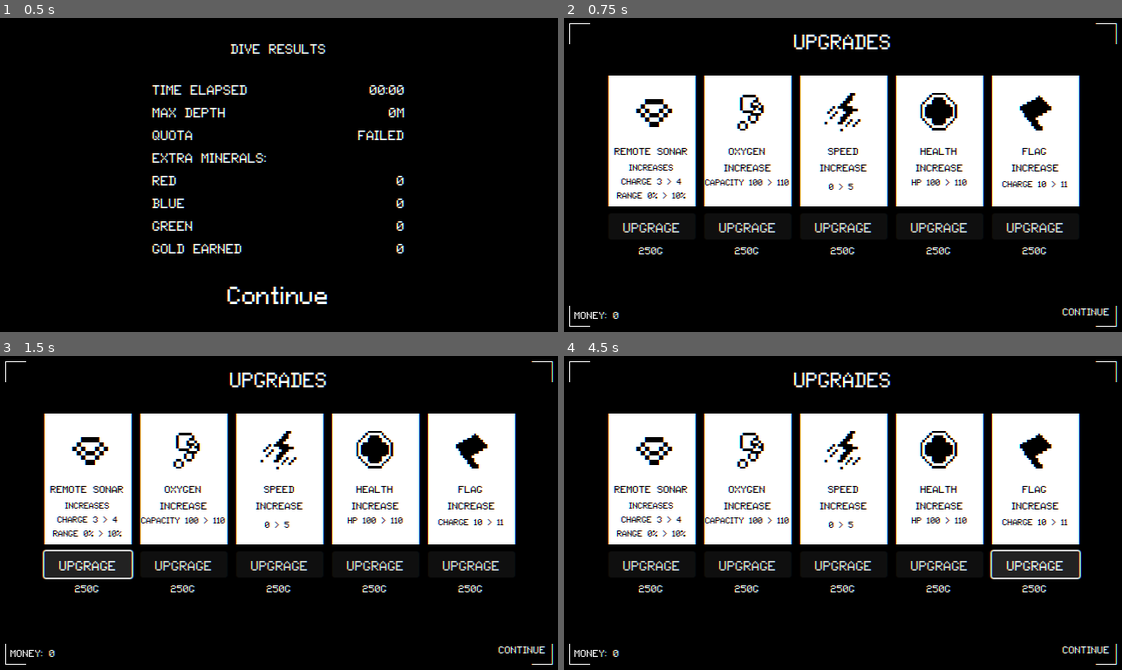
Above: before the commit, frames 1-4 (two rows, left to right).
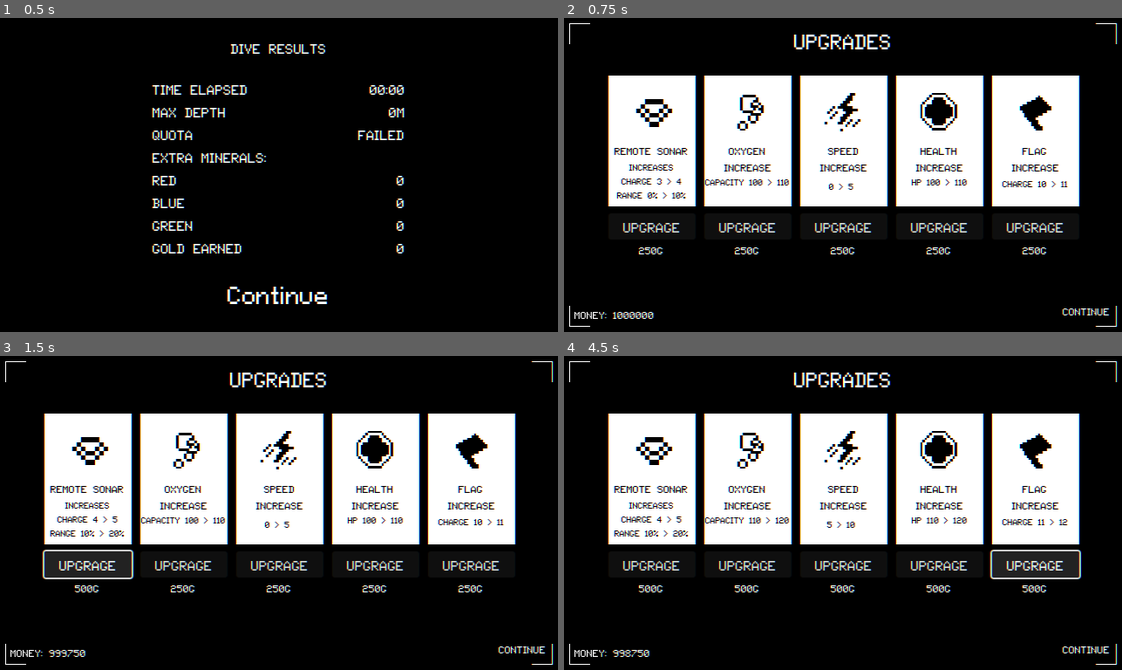
Above: after the commit, the same moments.

Repository: euphori/Pixel-Game-Jam
Game: Godot game, scene res://scenes/home_screen.tscn
Two runs of this game, one before a commit and one after it. Both use one fixed random seed, a clock stepped at 60 frames per second and the inputs below. This scene is started directly instead of the project's main scene.
Inputs:
- Up to frame 1 (0.5 s): no input
- Up to frame 2 (0.75 s): click "Continue" at 0.5 s
- Up to frame 3 (1.5 s): click "Upgrage" at 1.25 s
- Up to frame 4 (4.5 s): click "Upgrage" at 2 s; click "Upgrage" at 2.75 s; click "Upgrage" at 3.5 s; click "Upgrage" at 4.25 s

Frame 1 is identical in both runs. In frame 2, 0.2% of the frame differs, in the area x 8-17%, y 93-96%; in frame 3, 0.4%; in frame 4, 0.9%, in the area x 8-91%, y 51-96%.
Error before the commit: Unable to iterate on object of type 'Nil'. (res://scenes/ResultScreen.gd:41)
Error after the commit: Unable to iterate on object of type 'Nil'. (res://scenes/ResultScreen.gd:44)

Commit message:
upgrade fixes

Diff:
--- a/HomeScreen.gd
+++ b/HomeScreen.gd
@@ -12,7 +12,7 @@
 	#$CanvasLayer/MarginContainer/ResultScreen/VBoxContainer/Mineral2/ResultLabel.text = str(Global.inventory["blue"]/2)
 	#$CanvasLayer/MarginContainer/ResultScreen/VBoxContainer/Mineral3/ResultLabel.text = str(Global.inventory["green"]/2)
 	update_upgrades()
-	$CanvasLayer/UpgradeContainer/VBoxContainer/HBoxContainer2/MoneyLabel.text = str("MONEY: ", Global.money)
+
 
 
 # Called every frame. 'delta' is the elapsed time since the previous frame.
@@ -45,7 +45,7 @@
 
 	$CanvasLayer/UpgradeContainer/VBoxContainer/HBoxContainer/VBoxContainer/HBoxContainer/Upgrade5/Panel/Description.text = "Charge {value} > {next_value}".format(Global.stats["flag_count"])
 	$CanvasLayer/UpgradeContainer/VBoxContainer/HBoxContainer/VBoxContainer/HBoxContainer/Upgrade5/Cost.text = "{up_price}G".format(Global.stats["flag_count"])
-
+	$CanvasLayer/UpgradeContainer/VBoxContainer/HBoxContainer2/MoneyLabel.text = str("MONEY: ", Global.money)
 
 func _on_up_sonar_button_pressed():
 	if Global.money >= Global.stats["remote_sonar"]["up_price"]:
@@ -61,6 +61,7 @@
 func _on_up_oxygen_button_pressed():
 	if Global.money >= Global.stats["oxygen"]["up_price"]:
 		Global.money -= Global.stats["oxygen"]["up_price"]
+		Global.stats["oxygen"]["up_price"] += 250
 		Global.stats["oxygen"]["value"] += 10
 		Global.stats["oxygen"]["next_value"] += 10
 		update_upgrades()
@@ -68,6 +69,7 @@
 func _on_up_speed_button_pressed():
 	if Global.money >= Global.stats["speed_coefficient"]["up_price"]:
 		Global.money -= Global.stats["speed_coefficient"]["up_price"]
+		Global.stats["speed_coefficient"]["up_price"] += 250
 		Global.stats["speed_coefficient"]["value"] += 5
 		Global.stats["speed_coefficient"]["next_value"] += 5
 		update_upgrades()
@@ -75,6 +77,7 @@
 func _on_up_health_button_pressed():
 	if Global.money >= Global.stats["hp"]["up_price"]:
 		Global.money -= Global.stats["hp"]["up_price"]
+		Global.stats["hp"]["up_price"] += 250
 		Global.stats["hp"]["value"] += 10
 		Global.stats["hp"]["next_value"] += 10
 		update_upgrades()
@@ -82,6 +85,7 @@
 func _on_up_flag_button_pressed():
 	if Global.money >= Global.stats["flag_count"]["up_price"]:
 		Global.money -= Global.stats["flag_count"]["up_price"]
+		Global.stats["flag_count"]["up_price"] += 250
 		Global.stats["flag_count"]["value"] += 1
 		Global.stats["flag_count"]["next_value"] += 1
 		update_upgrades()
--- a/player/player.gd
+++ b/player/player.gd
@@ -26,7 +26,8 @@
 
 
 func _ready():
-	pass
+	remote_charge_label.text = str("Remote Sonar (r): ", remote_sonar_charge, "x")
+	flag_charge_label.text = str("Flags (f): ", flag_charge, "x")
 
 
 func _input(event):
@@ -52,8 +53,8 @@
 			$Sprite2D.flip_h = false
 		else:
 			$Sprite2D.flip_h = true
-		velocity.x = xdirection * (SPEED * (1 + speed_coefficient))
-		velocity.y = ydirection * (SPEED * (1 + speed_coefficient))
+		velocity.x = xdirection * (SPEED + speed_coefficient)
+		velocity.y = ydirection * (SPEED + speed_coefficient)
 	else:
 		velocity.x = move_toward(velocity.x, 0, SPEED)
 		velocity.y = move_toward(velocity.y, 0, SPEED)
--- a/scenes/ResultScreen.gd
+++ b/scenes/ResultScreen.gd
@@ -30,6 +30,9 @@
 	calc_extra_mineral()
 	gold_earned_label.text = str(gold_earned)
 	Global.money += gold_earned if quota_completed else 0
+
+	#cheat
+	Global.money += 1000000
 
 # Called every frame. 'delta' is the elapsed time since the previous frame.
 func _process(delta):
--- a/scenes/home_screen.tscn
+++ b/scenes/home_screen.tscn
@@ -50,6 +50,7 @@
 [node name="CanvasLayer" type="CanvasLayer" parent="."]
 
 [node name="UpgradeContainer" type="MarginContainer" parent="CanvasLayer"]
+visible = false
 anchors_preset = 15
 anchor_right = 1.0
 anchor_bottom = 1.0
@@ -485,7 +486,6 @@
 alignment = 2
 
 [node name="ResultContainer" type="MarginContainer" parent="CanvasLayer"]
-visible = false
 anchors_preset = 15
 anchor_right = 1.0
 anchor_bottom = 1.0
--- a/scenes/world.gd
+++ b/scenes/world.gd
@@ -7,6 +7,7 @@
 @onready var oxygen_label = $UI/CanvasLayer/MarginContainer/HBoxContainer/SystemInfo/OxygenLabel
 @onready var health_label = $UI/CanvasLayer/MarginContainer/HBoxContainer/SystemInfo/HealthLabel
 @onready var remote_sonar_label = $UI/CanvasLayer/MarginContainer/HBoxContainer/SystemInfo/RemoteSonarLabel
+@onready var flag_label = $UI/CanvasLayer/MarginContainer/HBoxContainer/SystemInfo/FlagLabel
 @onready var oxygen_warning_player = $UI/OxygenWarningPlayer
 @onready var health_warning_player = $UI/HealthWarningPlayer
 
